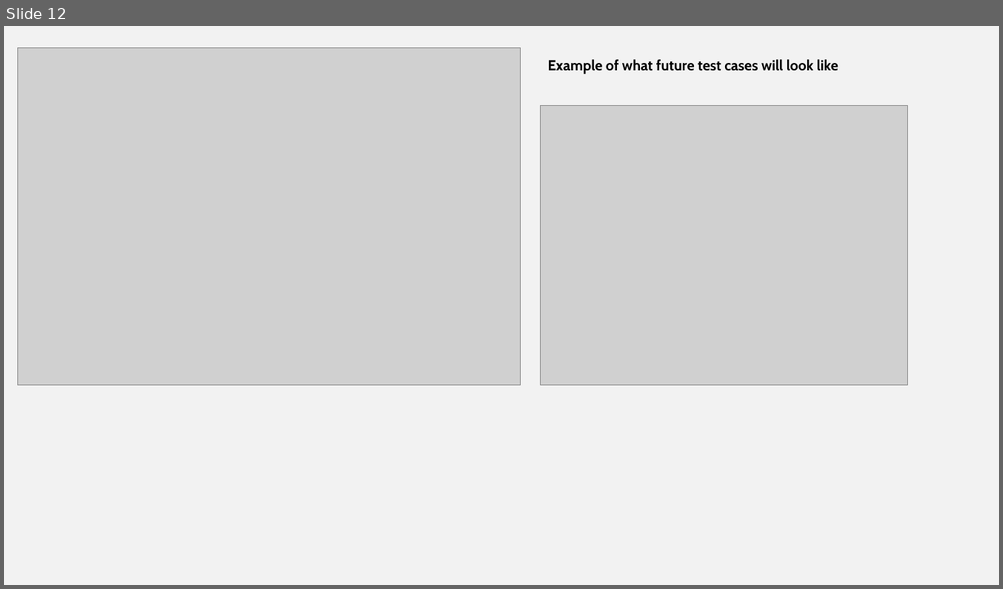
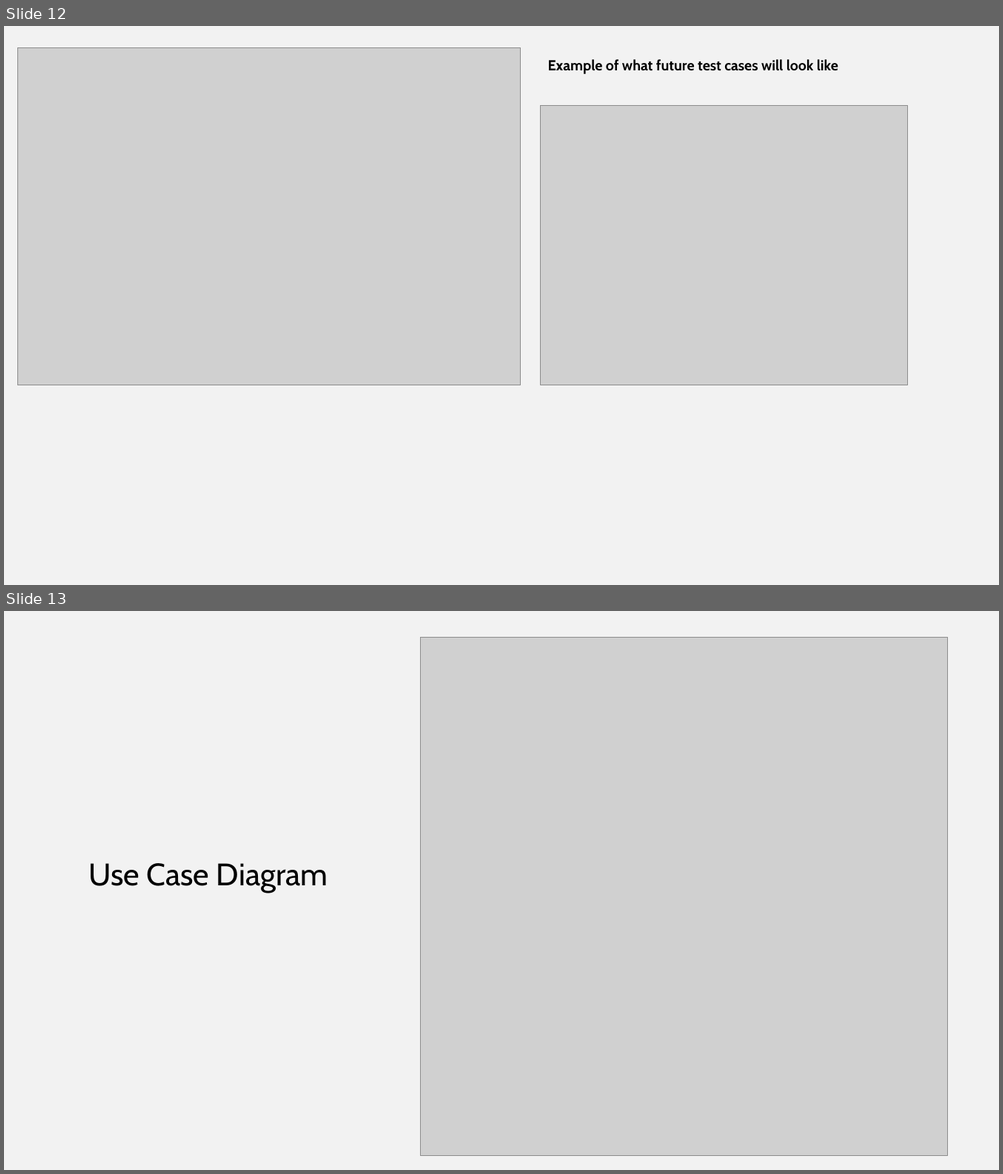
Before and after one commit to Thatawesomeguy4/FiddlePracticeAppCPSC4910, a slide deck: Fid'Lin Presentation1.1.pptx. Shown one above the other, each under a label of ours: slide 12 before the commit, slides 12 and 13 after it. The pictures are 1003x589 and 1003x1174 pixels, drawn with LibreOffice and Linux fonts; fonts in the diff are those of the drawing; grey boxes stand for pictures. Boxes give left, top, right and bottom in pixels: in the first picture for what was removed or moved away, otherwise in the second. Text is boxed around its words. In the diff, an @@ line names an element or a change of style, - is before the commit and + after.

```diff
--- a/Fid'Lin Presentation1.1.pptx
+++ b/Fid'Lin Presentation1.1.pptx
@@ slide 13 added at <box>4,611,999,1170</box>, background #F2F2F2 @@
@@ picture added at <box>421,637,947,1156</box> @@
@@ text added at <box>88,863,327,893</box>, 30 pt, text #000000 @@
+Use Case Diagram
```
Also in this commit, not shown: 1 slide changed, 4 other slides added.
